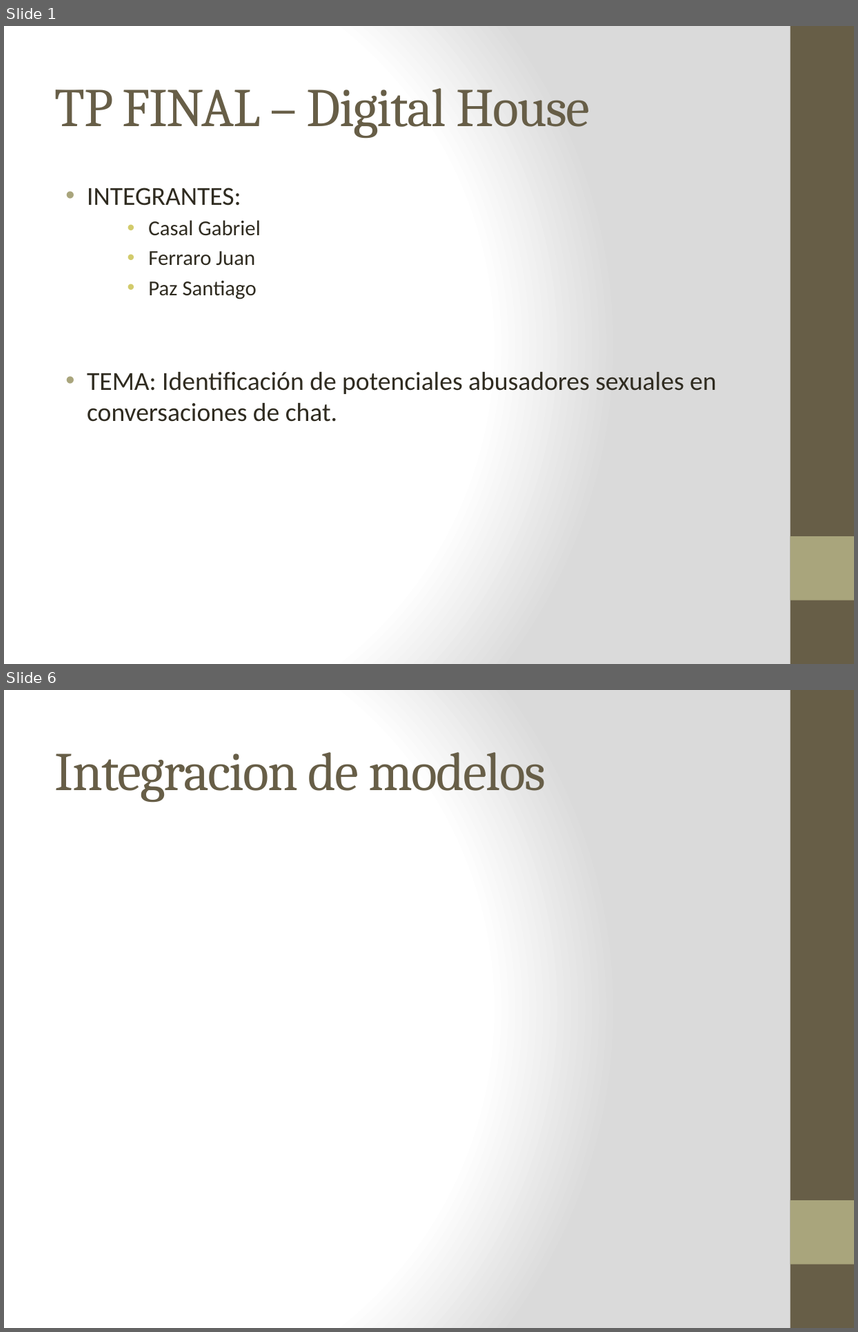
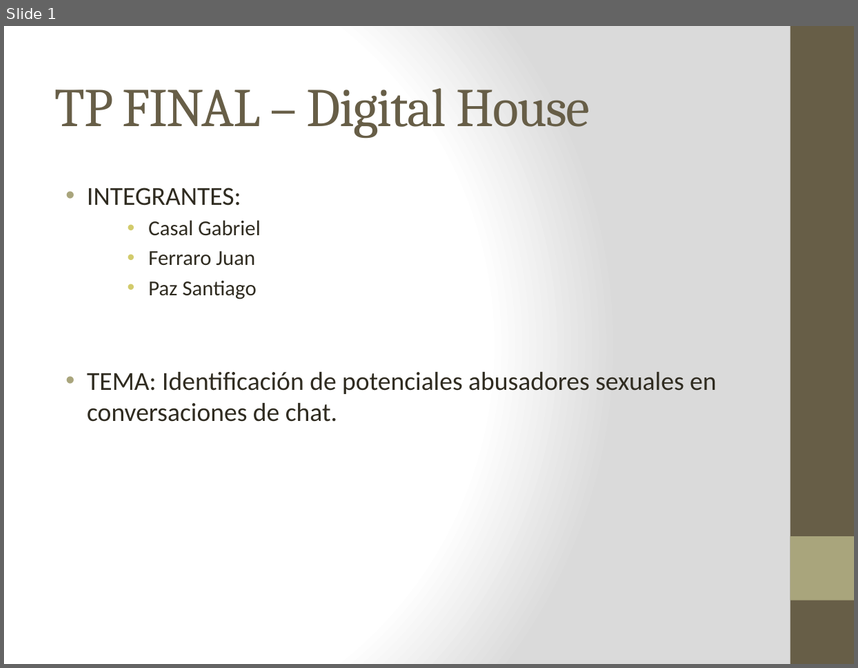
Before and after one commit to GabrielCasal/Digital_House, a slide deck: Tp Final/Presentacion/TP_FINAL_V1.pptx. Shown one above the other, each under a label of ours: slides 1 and 6 before the commit, slide 1 after it; the slides between them are not shown. The pictures are 858x1332 and 858x668 pixels, drawn with LibreOffice and Linux fonts; fonts in the diff are those of the drawing. Boxes give left, top, right and bottom in pixels: in the first picture for what was removed or moved away, otherwise in the second. Text is boxed around its words. In the diff, an @@ line names an element or a change of style, - is before the commit and + after.

```diff
--- a/Tp Final/Presentacion/TP_FINAL_V1.pptx
+++ b/Tp Final/Presentacion/TP_FINAL_V1.pptx
@@ slide 6 removed at [4,690,854,1328], background gradient #FFFFFF to #DADADA; not listed: 2 template elements that a slide beside it also shows @@
@@ title removed at [55,752,546,802] @@
-Integracion de modelos
```
Also in this commit, not shown: 2 slides changed, 3 slides added, 4 other slides removed, 1 other file.
